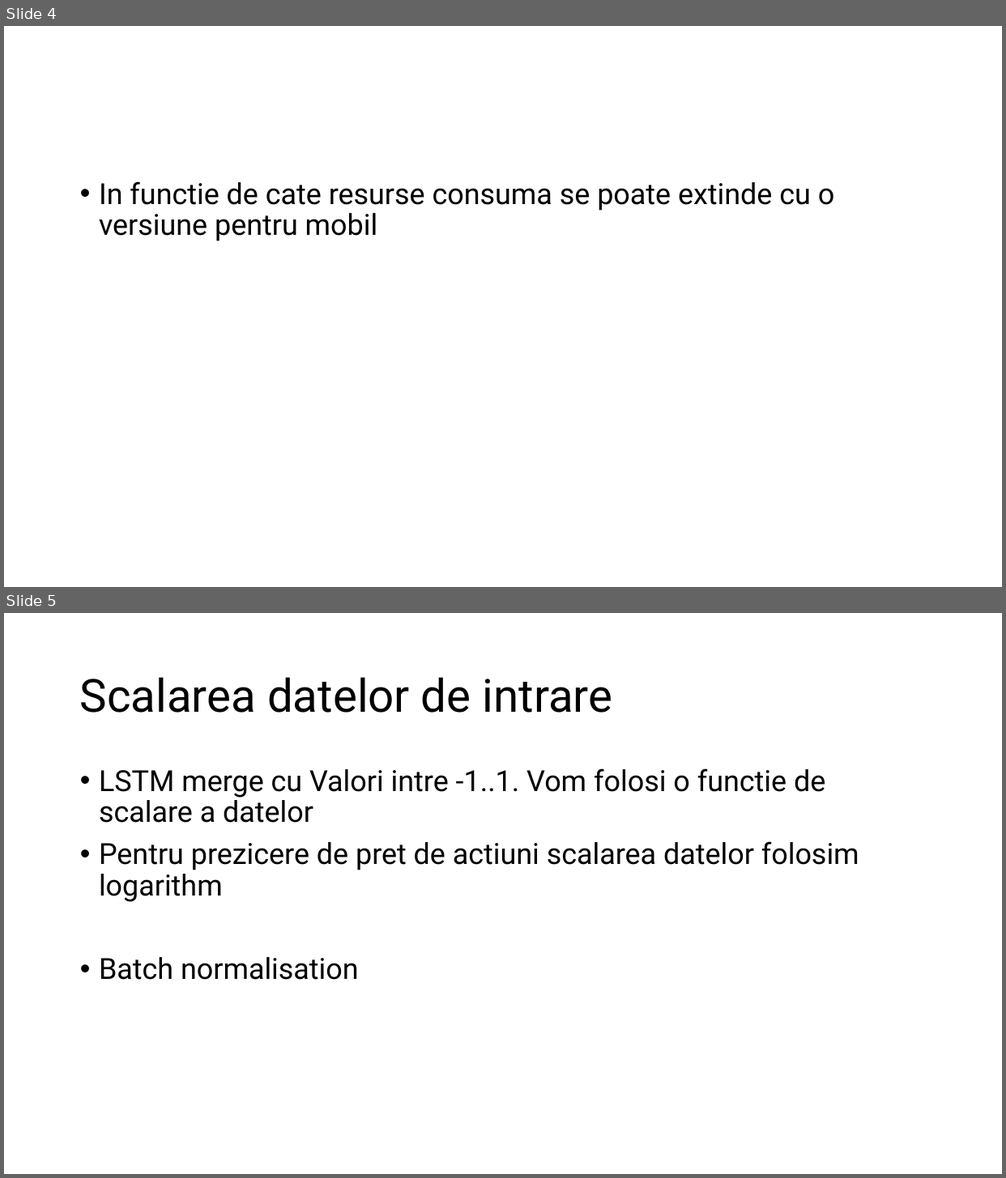
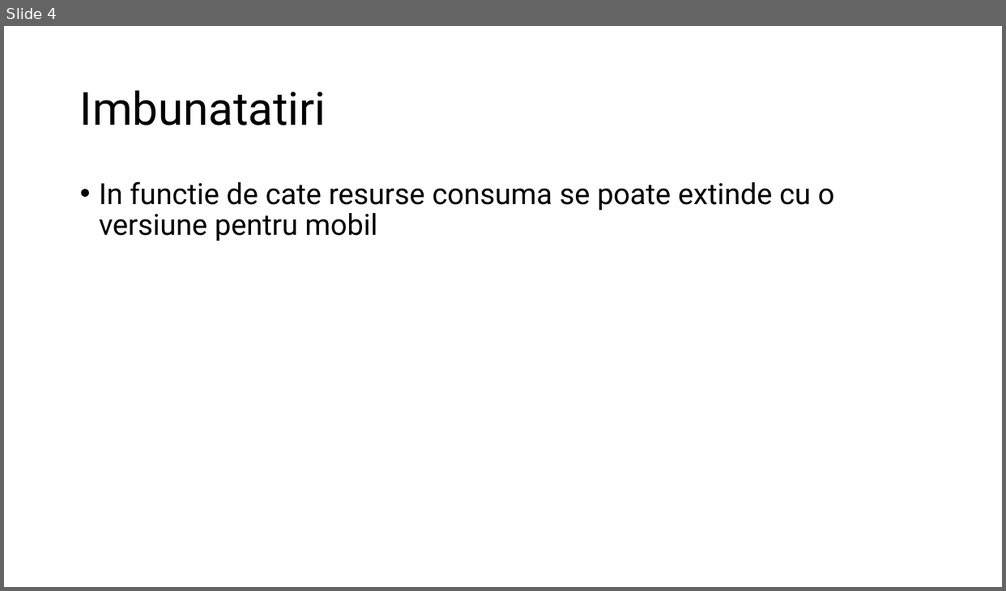
Before and after one commit to nasturas/LSTM, a slide deck: Doc/Prezicere pret actiuni.pptx. Shown one above the other, each under a label of ours: slides 4 and 5 before the commit, slide 4 after it. The pictures are 1006x1178 and 1006x591 pixels, drawn with LibreOffice and Linux fonts; fonts in the diff are those of the drawing. Boxes give left, top, right and bottom in pixels: in the first picture for what was removed or moved away, otherwise in the second. Text is boxed around its words. In the diff, an @@ line names an element or a change of style, - is before the commit and + after.

```diff
--- a/Doc/Prezicere pret actiuni.pptx
+++ b/Doc/Prezicere pret actiuni.pptx
@@ slide 5 removed at bbox=[4, 613, 1002, 1174], background #FFFFFF @@
@@ title removed at bbox=[80, 677, 613, 713] @@
-Scalarea datelor de intrare
@@ text removed at bbox=[99, 769, 859, 980] @@
-• LSTM merge cu Valori intre -1..1. Vom folosi o functie de scalare a datelor
-• Pentru prezicere de pret de actiuni scalarea datelor folosim logarithm
-• Batch normalisation
@@ slide 4 changed as well @@
@@ title added at bbox=[80, 90, 326, 126], 44 pt, text #000000 @@
+Imbunatatiri
```
Also in this commit, not shown: 3 other slides changed, 3 slides added.
